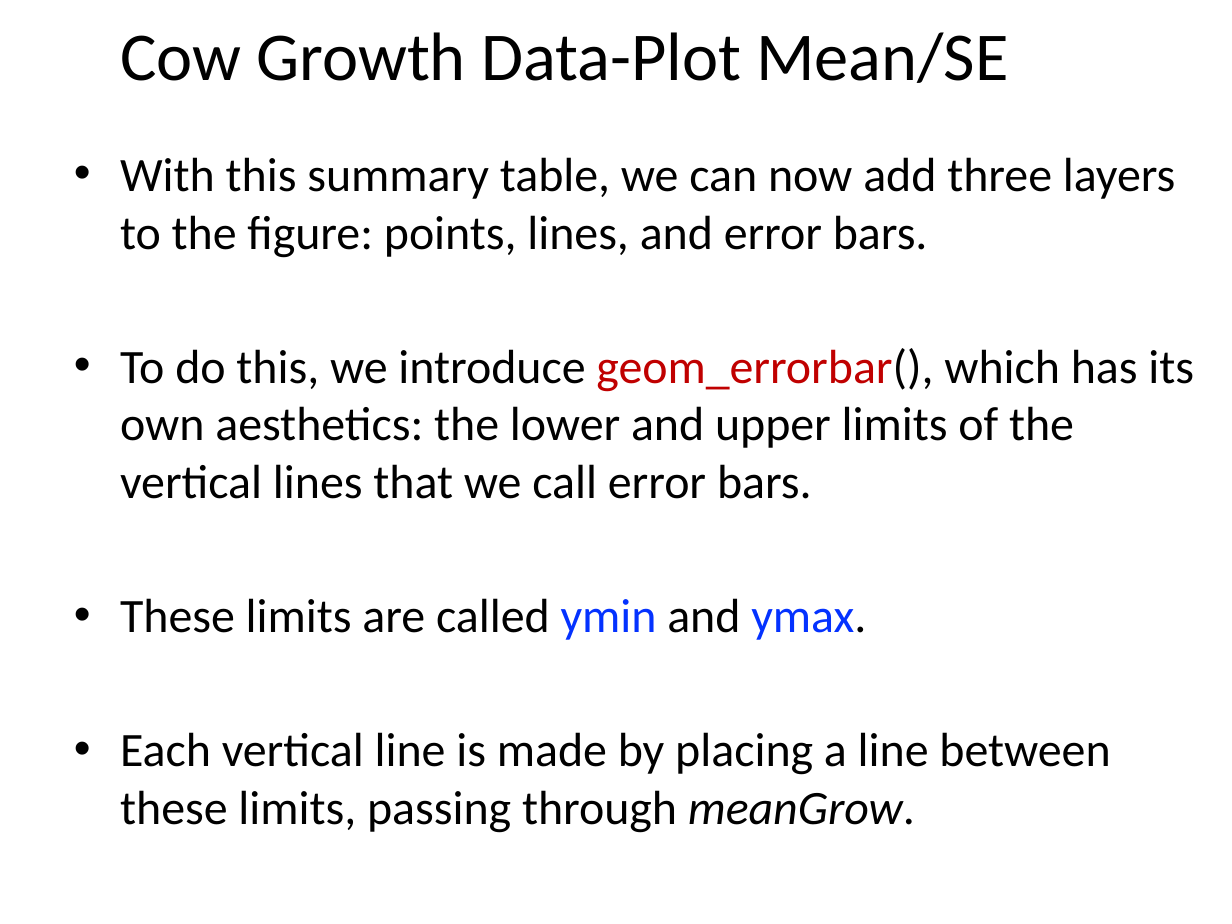
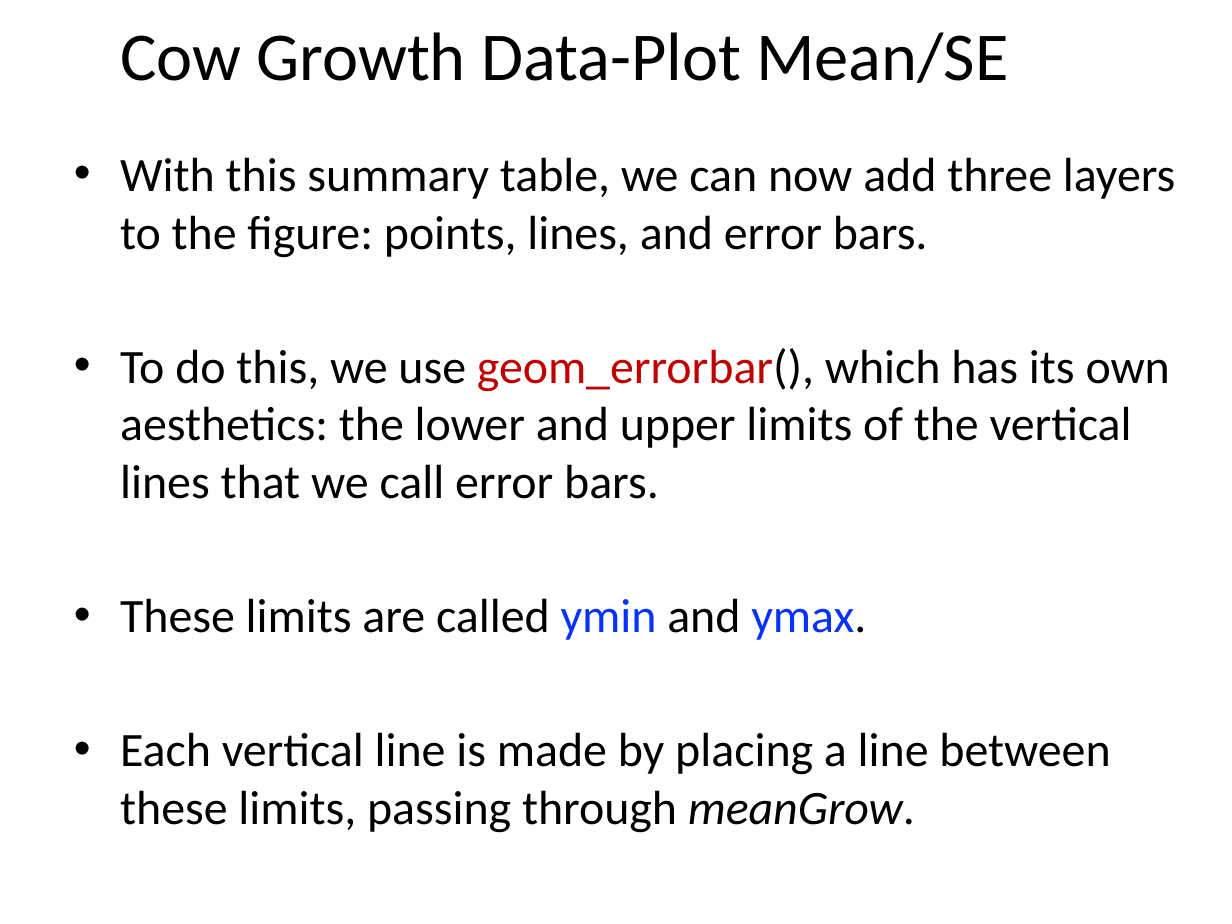
Before and after one commit to cmgienger/6-2WayANOVA, a slide deck: slide 23 of 6-2Way_ANOVA.pptx (slide 21 before the commit). Drawn at 1232x924 pixels with LibreOffice and Linux fonts; fonts in the diff are those of the drawing. Boxes give left, top, right and bottom in pixels: in the first picture for what was removed or moved away, otherwise in the second. Text is boxed around its words. In the diff, an @@ line names an element or a change of style, - is before the commit and + after.

Commit message:
updated

```diff
--- a/6-2Way_ANOVA.pptx
+++ b/6-2Way_ANOVA.pptx
@@ text at [120,348,1170,499]: text changed @@
-• To do this, we introduce geom_errorbar(), which has its own aesthetics: the lower and upper limits of the vertical lines that we call error bars.
+• To do this, we use geom_errorbar(), which has its own aesthetics: the lower and upper limits of the vertical lines that we call error bars.
```
Also in this commit, not shown: 6 other slides changed, 5 slides added.
